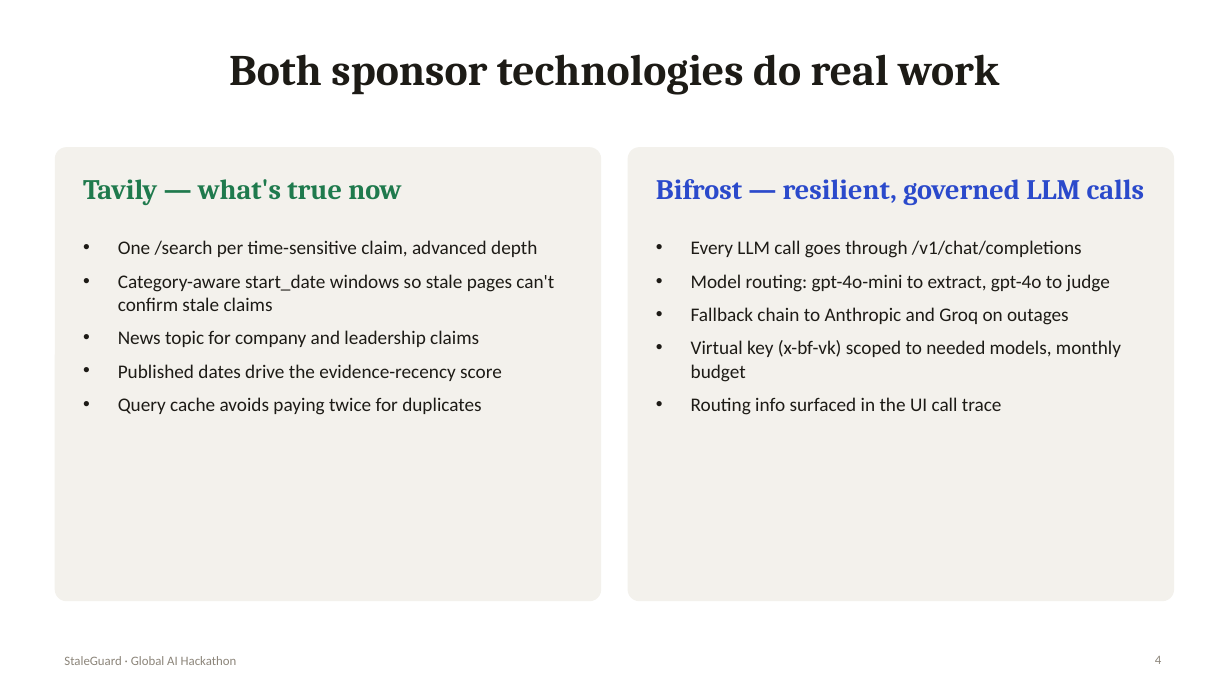
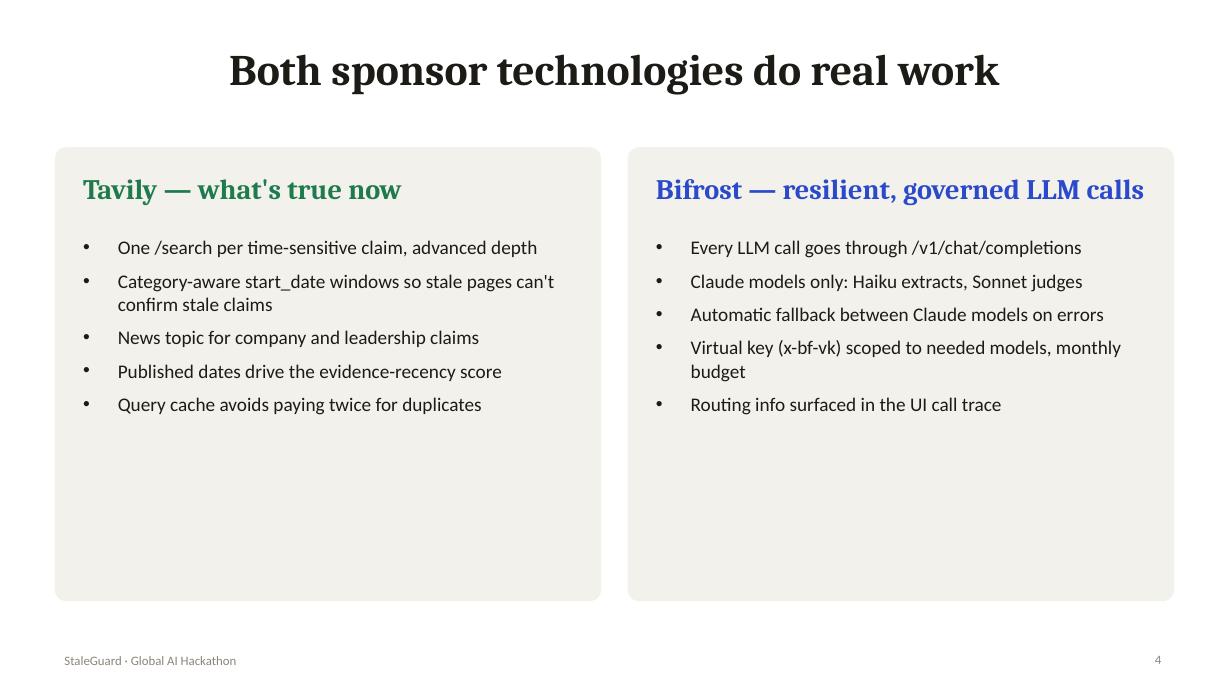
Before and after one commit to ishan5608/staleguard, a slide deck: slide 4 of docs/StaleGuard_pitch.pptx. Drawn at 1232x693 pixels with LibreOffice and Linux fonts; fonts in the diff are those of the drawing. Boxes give left, top, right and bottom in pixels: in the first picture for what was removed or moved away, otherwise in the second. Text is boxed around its words. In the diff, an @@ line names an element or a change of style, - is before the commit and + after.

```diff
--- a/docs/StaleGuard_pitch.pptx
+++ b/docs/StaleGuard_pitch.pptx
@@ text at <box>691,274,1104,321</box>: text changed @@
-• Model routing: gpt-4o-mini to extract, gpt-4o to judge
-• Fallback chain to Anthropic and Groq on outages
+• Claude models only: Haiku extracts, Sonnet judges
+• Automatic fallback between Claude models on errors
```
Also in this commit, not shown: 1 other file.
